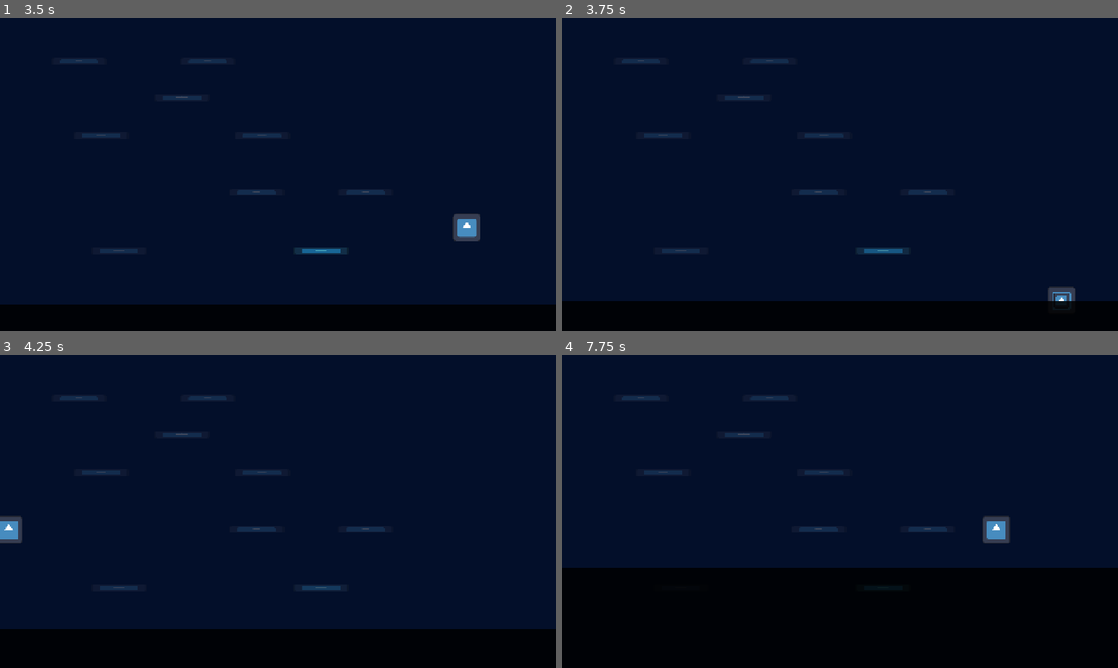
Above: before the commit, frames 1-4 (two rows, left to right).
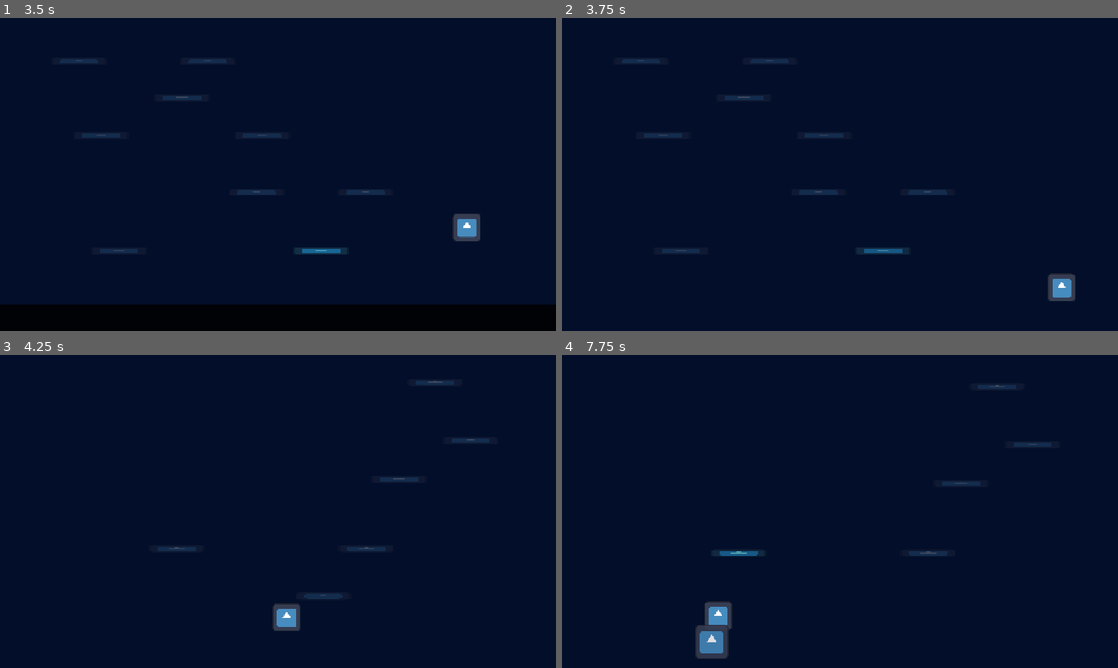
Above: after the commit, the same moments.

Repository: NikhilKshub/cave-game
Game: Godot game, scene res://scenes/game.tscn
The game is run twice, just before and just after one commit, with the same random seed, the same clock (stepped at 60 frames per second) and the same inputs. The engine's default icon, where the game draws it, is replaced by a stand-in: a white triangle on a blue panel in a dark square.
Inputs:
- Up to frame 1 (3.5 s): hold Right (move_right) 0.53-2.03 s; hold Left (move_left) 2.03-2.78 s; hold Right (move_right) from 2.78 s (still down)
- Up to frame 2 (3.75 s): keep holding Right (move_right)
- Up to frame 3 (4.25 s): keep holding Right (move_right); tap R (restart) at 4.15 s
- Up to frame 4 (7.75 s): release Right (move_right) at 4.28 s; hold Left (move_left) 4.28-5.03 s; hold Right (move_right) 5.03-5.78 s; hold Left (move_left) 5.78-7.28 s; hold Right (move_right) from 7.28 s (still down)

Frame 1 is identical in both runs. In frame 2, 9.8% of the frame differs, in the area x 0-100%, y 81-100%; in frame 3, 15%; in frame 4, 34%, in the area x 0-100%, y 9-100%.

Commit message:
monster, lives , restart ,etc

Diff:
--- a/scripts/game.gd
+++ b/scripts/game.gd
@@ -13,6 +13,10 @@
 @onready var note_player = $note_player
 @onready var camera = $Camera2D
 @onready var player = $player
+@onready var monster = $monster
+
+var hearts = 3
+var safe = false
 
 
 func add_platform(x, y):
@@ -43,6 +47,8 @@
 func _process(_delta):
 	while top_y > camera.position.y - 600:
 		make_platform()
+	if Input.is_action_just_pressed("restart"):
+		get_tree().reload_current_scene()
 
 func play_note():
 	var height = 680 - player.position.y
@@ -56,3 +62,21 @@
 func _ready():
 	player.landed.connect(make_ring)
 	player.landed.connect(play_note)
+	monster.caught.connect(on_caught)
+
+
+func on_caught():
+	if safe:
+		return
+	hearts -=1
+	print("hearts", hearts)
+	if hearts <= 0:
+		get_tree().reload_current_scene()
+		return
+	player.rescue_bounce()
+	monster.position.y += 400
+	safe = true
+	get_tree().create_timer(2.0).timeout.connect(end_safe)
+
+func end_safe():
+	safe = false
--- a/scripts/monster.gd
+++ b/scripts/monster.gd
@@ -1,4 +1,5 @@
 extends Area2D
+signal caught
 
 var speed = 40
 func _physics_process(delta: float) -> void:
@@ -7,4 +8,4 @@
 
 func _on_body_entered(body: Node2D) -> void:
 	if body.is_in_group("player"):
-		print("caught")
+		caught.emit()
--- a/scripts/player.gd
+++ b/scripts/player.gd
@@ -3,6 +3,7 @@
 signal landed
 var gravity = 1500
 var bounce_speed = 883
+var spring_speed = 1249
 var steer_speed = 300
 
 func _physics_process(delta):
@@ -13,3 +14,6 @@
 	if is_on_floor():
 		landed.emit()
 		velocity.y = -bounce_speed
+
+func rescue_bounce():
+	velocity.y = -spring_speed
